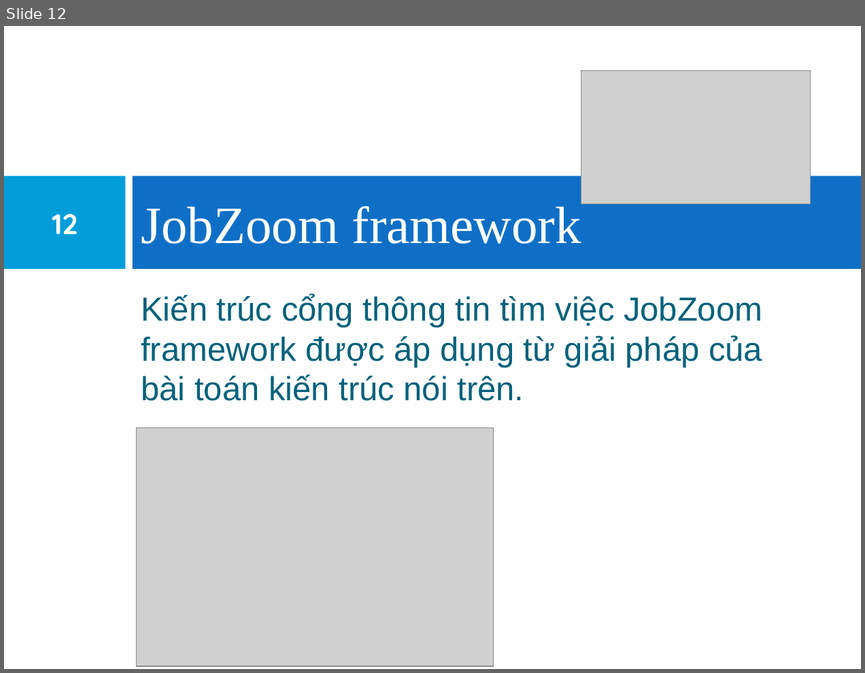
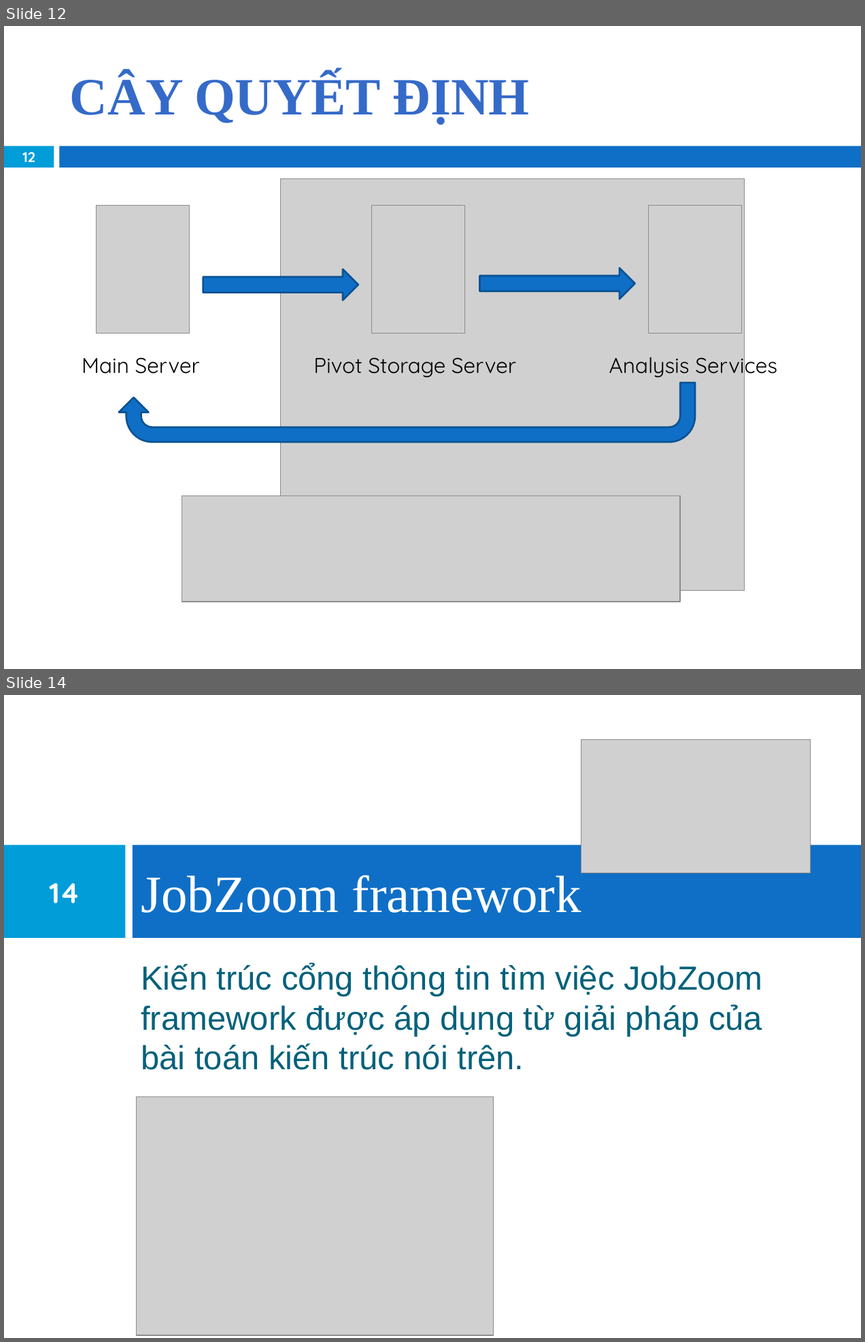
Before and after one commit to khanhduy94/jobzoom, a slide deck: Documents/JobZoom Presentation.pptx. Shown one above the other, each under a label of ours: slide 12 before the commit, slides 12 and 14 after it; the slides between them are not shown. The pictures are 865x673 and 865x1342 pixels, drawn with LibreOffice and Linux fonts; fonts in the diff are those of the drawing; grey boxes stand for pictures; background and template pictures are left out. Boxes give left, top, right and bottom in pixels: in the first picture for what was removed or moved away, otherwise in the second. Text is boxed around its words. In the diff, an @@ line names an element or a change of style, - is before the commit and + after.

```diff
--- a/Documents/JobZoom Presentation.pptx
+++ b/Documents/JobZoom Presentation.pptx
@@ slide 12 added at [4,26,861,669], background #FFFFFF @@
@@ title added at [70,74,530,125], 44 pt, text gradient #6488D4 to #356BCA to #005DB1 to #00539E to #00519B, bold @@
+CÂY QUYẾT ĐỊNH
@@ rectangle added at [4,146,54,167], fill #009DD9 @@
@@ rectangle added at [60,146,861,167], fill #0F6FC6 @@
@@ page number added at [22,152,35,162], 11.9 pt, text #FFFFFF, bold @@
+12
@@ picture added at [281,178,745,590] @@
@@ picture added at [96,205,190,333] @@
@@ picture added at [372,205,465,333] @@
@@ picture added at [649,205,742,333] @@
@@ right arrow added at [203,269,358,300], fill #0F6FC6, outline #0B5292 1.5 pt @@
@@ right arrow added at [479,267,634,299], fill #0F6FC6, outline #0B5292 1.5 pt @@
@@ text added at [609,351,777,380], 18 pt, text #000000 @@
+Analysis Services
@@ text added at [82,357,200,373], 18 pt, text #000000 @@
+Main Server
@@ text added at [313,357,516,378], 18 pt, text #000000 @@
+Pivot Storage Server
@@ uturn arrow added at [119,382,695,441], fill #0F6FC6, outline #0B5292 1.5 pt @@
@@ picture added at [181,495,679,601] @@
@@ what was slide 12 is now slide 14 @@
@@ page number at [50,883,80,903]: text changed @@
-12
+14
```
Also in this commit, not shown: 12 slides changed, 2 other slides added.
